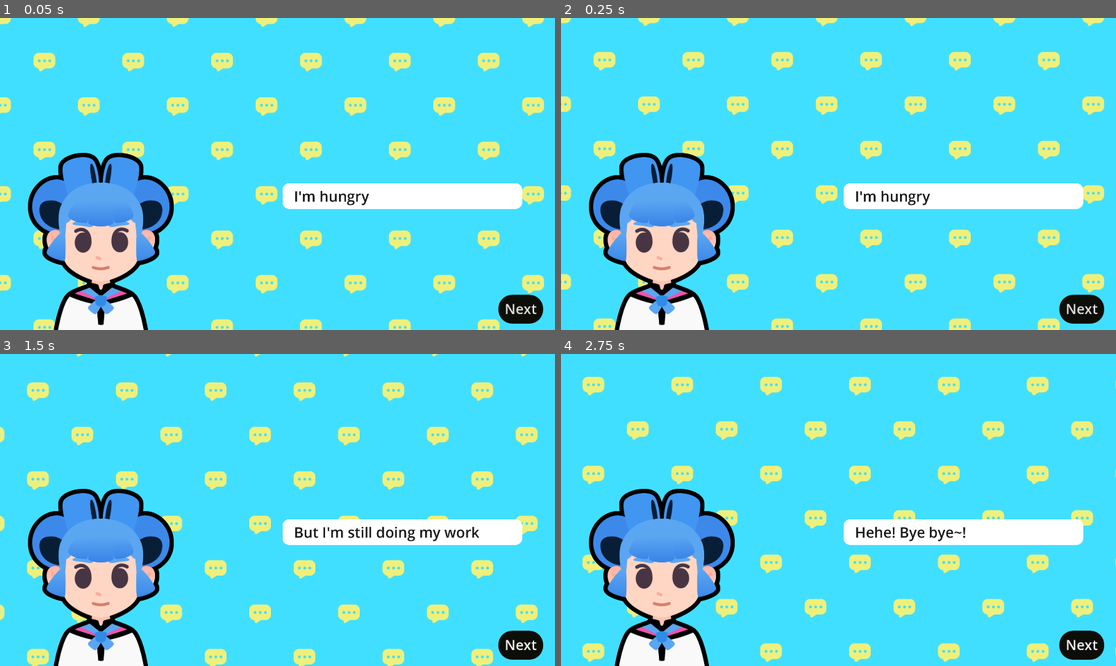
Above: before the commit, frames 1-4 (two rows, left to right).
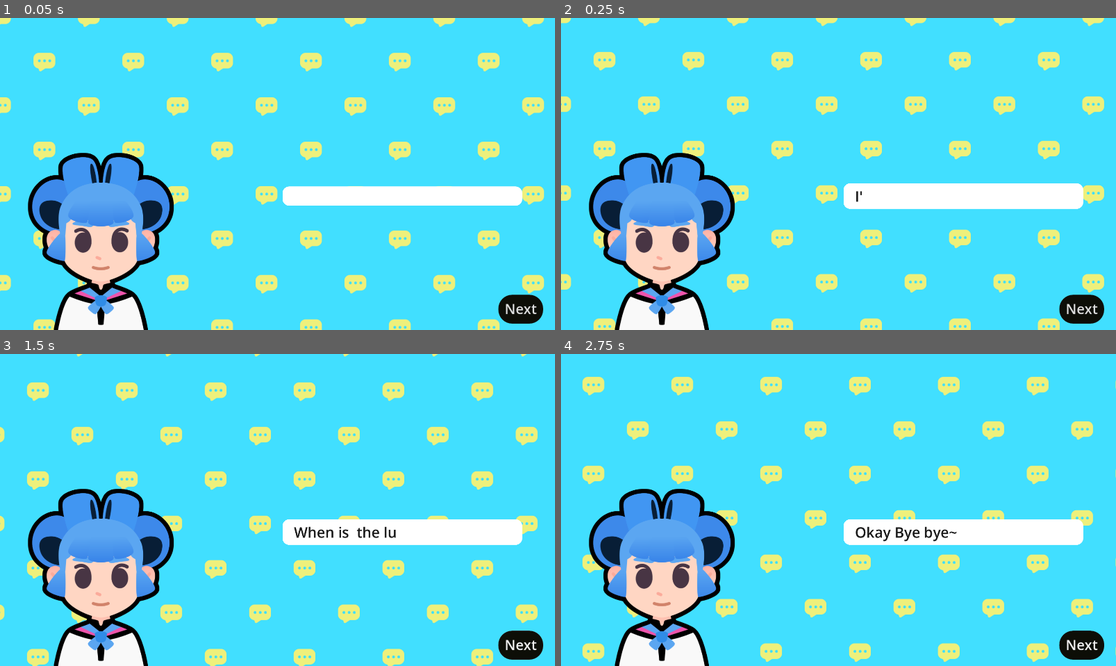
Above: after the commit, the same moments.

Repository: Cxuan2025/M7-Telling-a-story
Game: Godot game, scene res://dialogue.tscn
Two runs of this game, one before a commit and one after it. Both use one fixed random seed, a clock stepped at 60 frames per second and the inputs below. The project has no main scene, so this scene is started directly. Sound files missing from this copy of the repository are replaced by a short silence.
Inputs (mouse positions are in pixels of both pictures, inside the frame that each line leads up to):
- Up to frame 1 (0.05 s): no input
- Up to frame 2 (0.25 s): no input
- Up to frame 3 (1.5 s): click "Next" at 0.5 s; click "Next" at 1.25 s
- Up to frame 4 (2.75 s): tap Enter at 2 s; move the mouse to (960, 494) at 2.02 s; hold D (move_right) from 2.03 s (still down); tap Z at 2.1 s; click (960, 494) at 2.17 s; tap Space at 2.27 s

The runs differ from the first frame. In frame 1, 1.2% of the frame differs, in the area x 50-95%, y 53-62%; in frame 2, 0.2%; in frame 3, 0.6%; in frame 4, 0.4%.

Commit message:
Lesson 6

Diff:
--- a/dialogue.gd
+++ b/dialogue.gd
@@ -1,19 +1,21 @@
 extends Control
-
-@onready var rich_text_label: RichTextLabel = %RichTextLabel
-@onready var next_button: Button = %NextButton
 
 ## An array of strings. Each string contains the text we want the character to
 ## say.
 var dialogue_items: Array[String] = [
 	"I'm hungry",
-	"I need foods.",
-	"But I'm still doing my work",
-	"I think i got it?",
-	"Hehe! Bye bye~!",
+	"But i am still working on.",
+	"When is  the lunch",
+	"Did I get it right? Did I?",
+	"Okay Bye bye~!",
 ]
 ## Holds the index of the currently displayed text
 var current_item_index := 0
+
+@onready var rich_text_label: RichTextLabel = %RichTextLabel
+@onready var next_button: Button = %NextButton
+@onready var audio_stream_player: AudioStreamPlayer = %AudioStreamPlayer
+
 
 func _ready() -> void:
 	show_text()
@@ -23,6 +25,18 @@
 func show_text() -> void:
 	var current_item := dialogue_items[current_item_index]
 	rich_text_label.text = current_item
+	# We animate the text appearing letter by letter.
+	rich_text_label.visible_ratio = 0.0
+	var tween := create_tween()
+	var text_appearing_duration := 1.2
+	tween.tween_property(rich_text_label, "visible_ratio", 1.0, text_appearing_duration)
+	# This is where we play the audio. We randomize the audio playback's start
+	# time to make it sound different every time.
+	var sound_max_offset := audio_stream_player.stream.get_length() - text_appearing_duration
+	var sound_start_position := randf() * sound_max_offset
+	audio_stream_player.play(sound_start_position)
+	# We stop the audio when the text finishes appearing.
+	tween.finished.connect(audio_stream_player.stop)
 
 func advance() -> void:
 	current_item_index += 1
--- a/dialogue.tscn
+++ b/dialogue.tscn
@@ -8,6 +8,7 @@
 [ext_resource type="StyleBox" uid="uid://b6w2lq182ka4i" path="res://lessons/button_black.tres" id="5_iq77p"]
 [ext_resource type="Theme" uid="uid://dt2geayaiwfiv" path="res://practices/L6.P1.poetry/assets/practice_exercises_theme.tres" id="5_iqg0b"]
 [ext_resource type="StyleBox" uid="uid://d4mh6vtru72un" path="res://lessons/button_red.tres" id="6_iqg0b"]
+[ext_resource type="AudioStream" uid="uid://bafjgt7eu3x5a" path="res://assets/talking_synth.ogg" id="9_hb6m4"]
 
 [sub_resource type="ShaderMaterial" id="ShaderMaterial_iq77p"]
 shader = ExtResource("1_758ep")
@@ -82,6 +83,8 @@
 theme = ExtResource("5_iqg0b")
 text = "Hellooo"
 fit_content = true
+visible_characters = 2
+visible_ratio = 0.352
 
 [node name="NextButton" type="Button" parent="."]
 unique_name_in_owner = true
@@ -99,3 +102,7 @@
 grow_vertical = 0
 theme = SubResource("Theme_xvgdd")
 text = "Next"
+
+[node name="AudioStreamPlayer" type="AudioStreamPlayer" parent="."]
+unique_name_in_owner = true
+stream = ExtResource("9_hb6m4")
Not shown: 1 places in dialogue.tscn that only renumber resources
